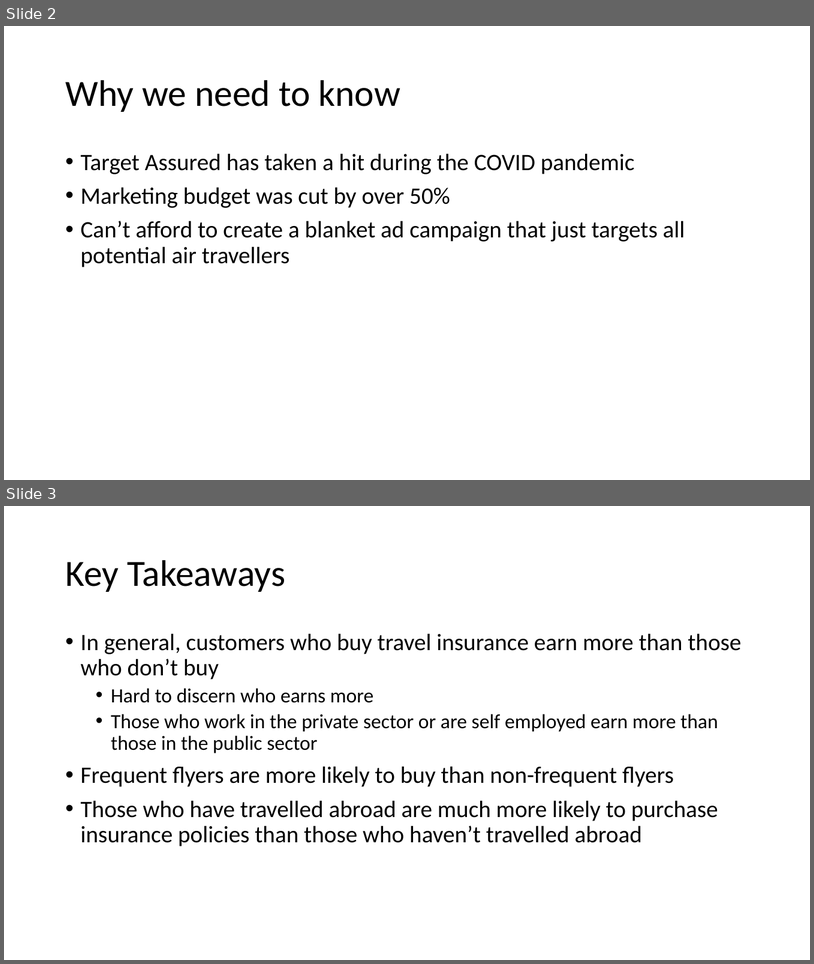
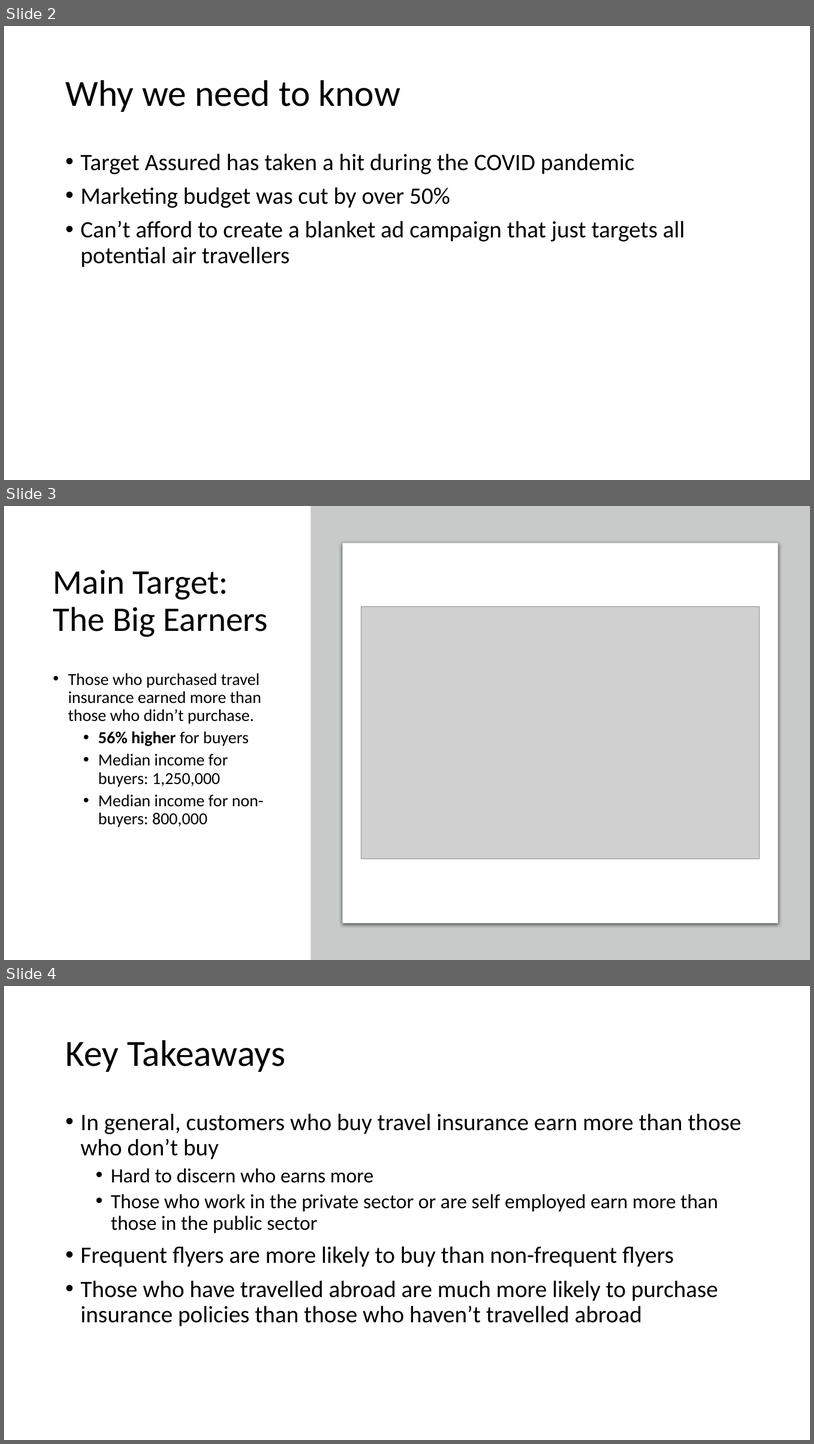
Before and after one commit to teruki-i/travel_insurance_case_study, a slide deck: resources/Travel_Insurance_Presentation.pptx. Shown one above the other, each under a label of ours: slides 2 and 3 before the commit, slides 2, 3 and 4 after it. The pictures are 814x964 and 814x1444 pixels, drawn with LibreOffice and Linux fonts; fonts in the diff are those of the drawing; grey boxes stand for pictures. Boxes give left, top, right and bottom in pixels: in the first picture for what was removed or moved away, otherwise in the second. Text is boxed around its words. In the diff, an @@ line names an element or a change of style, - is before the commit and + after.

Commit message:
added more details to slide

```diff
--- a/resources/Travel_Insurance_Presentation.pptx
+++ b/resources/Travel_Insurance_Presentation.pptx
@@ slide 3 added at (4, 506, 810, 960), background #FFFFFF @@
@@ rectangle added at (311, 506, 810, 960), fill #C8CACA @@
@@ rounded rectangle added at (343, 543, 779, 923), fill #FFFFFF, outline #C8CACA 0.75 pt @@
@@ title added at (53, 570, 269, 637), 41 pt, text #000000 @@
+Main Target: The Big Earners
@@ picture added at (362, 607, 759, 859) @@
@@ text added at (68, 673, 264, 827), 20 pt, text #000000 @@
+• Those who purchased travel insurance earned more than those who didn’t purchase.
+  • 56% higher for buyers
+  • Median income for buyers: 1,250,000
+  • Median income for non-buyers: 800,000
@@ what was slide 3 is now slide 4 @@
```
